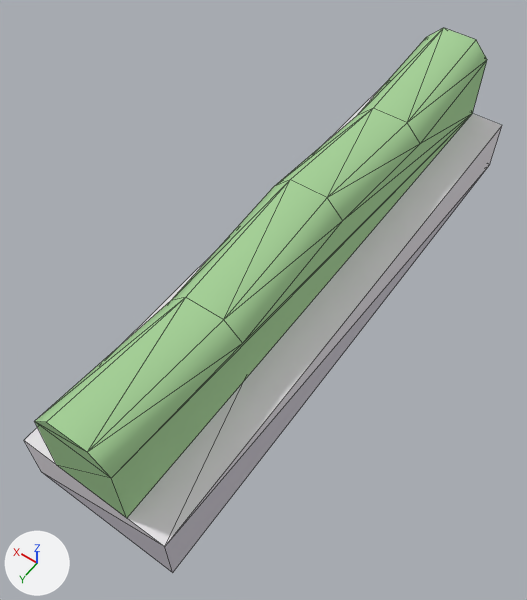
The glTF model example_game/world/props/hedge.prop/model.glb: old version first, new version second.
Rendered twice from a camera (50 mm lens) standing at (-0.818, 1.374, 1.983) and looking at (0.028, 0.19, 0.122). Every picture has the same lights, and +X, +Y and +Z are marked at lower left. The picture after the commit comes second. Mesh edges are drawn as thin lines. Vertices at exactly the same position are counted once.

The first picture shows 'model'.
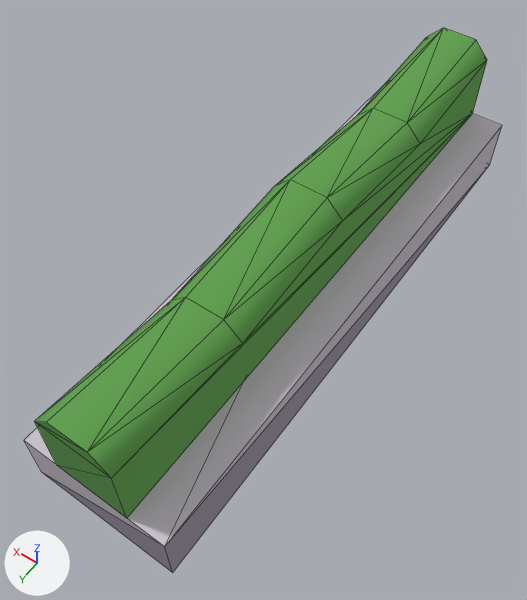
The edits, one by one:
me_model has 32 vertices, 54 faces and spans x -0.25..0.25, y -1.0..1.0, z -0.02..0.48.
me_model is used by ob_model.
me_model part 1: 42 faces centred in x -0.12..0.12, y -1.0..1.0, z 0.24..0.46 are repainted in the vertex colours; the middle colour goes from green #a4d096 to green #5fa04d.
me_model part 2: 6 faces centred in x -0.25..0.25, y -1.0..1.0, z -0.02..0.05 are repainted in the vertex colours; the middle colour goes from light grey #cec9d3 to grey #9e95a6.
me_model part 3: 6 faces centred in x -0.25..0.25, y -1.0..1.0, z 0.11..0.18 are repainted in the vertex colours; the middle colour goes from white #e9e4ea to light grey #cfc6d2.

Where the change shows, as pixel boxes (x1, y1, x2, y2) in the pictures (527 x 600 px):
part 1 of me_model, recoloured (darker): (34, 28, 487, 518) in both
part 2 of me_model, recoloured: (43, 171, 485, 573) in both
part 3 of me_model, recoloured: (24, 87, 502, 547) in both
